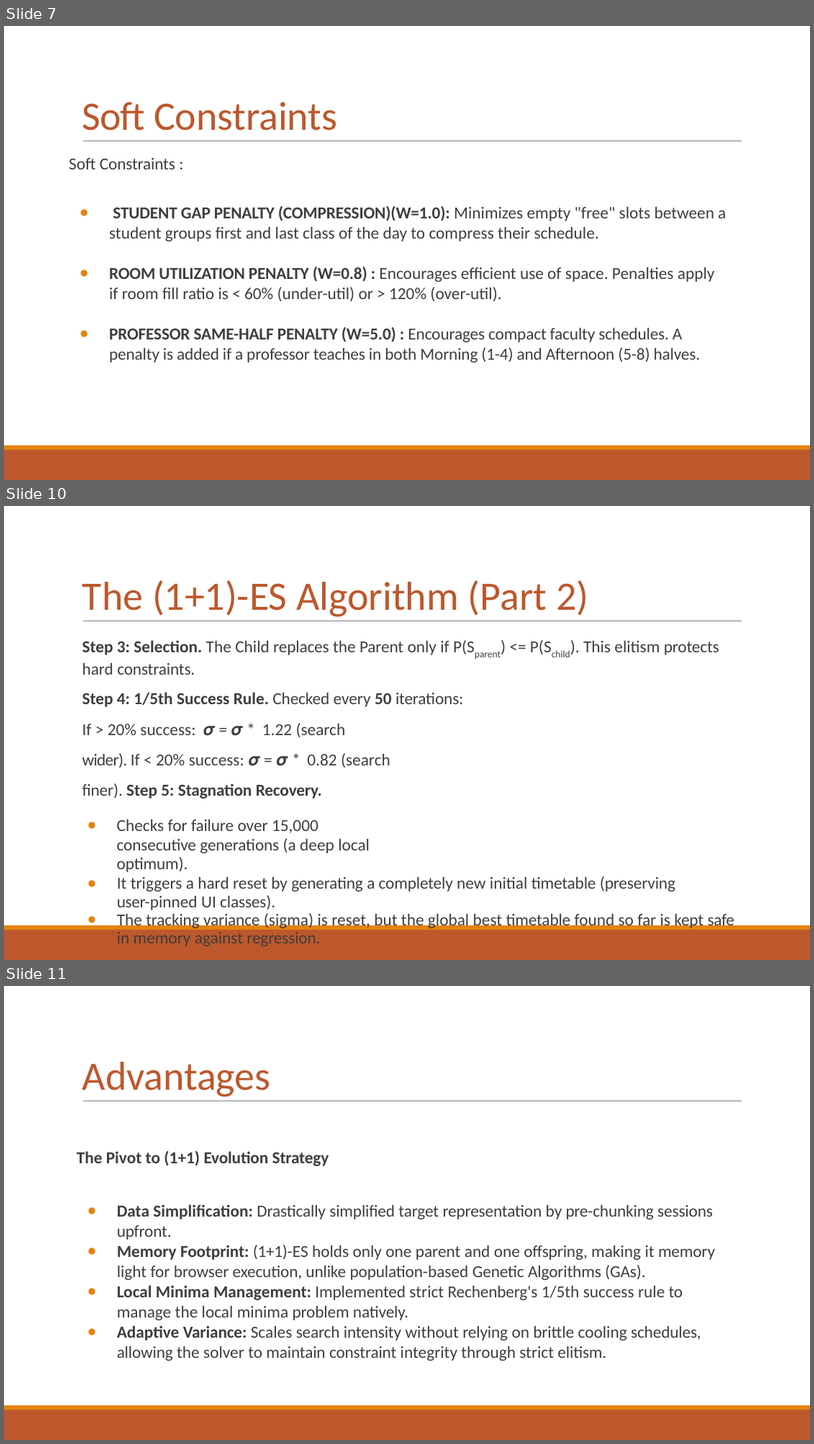
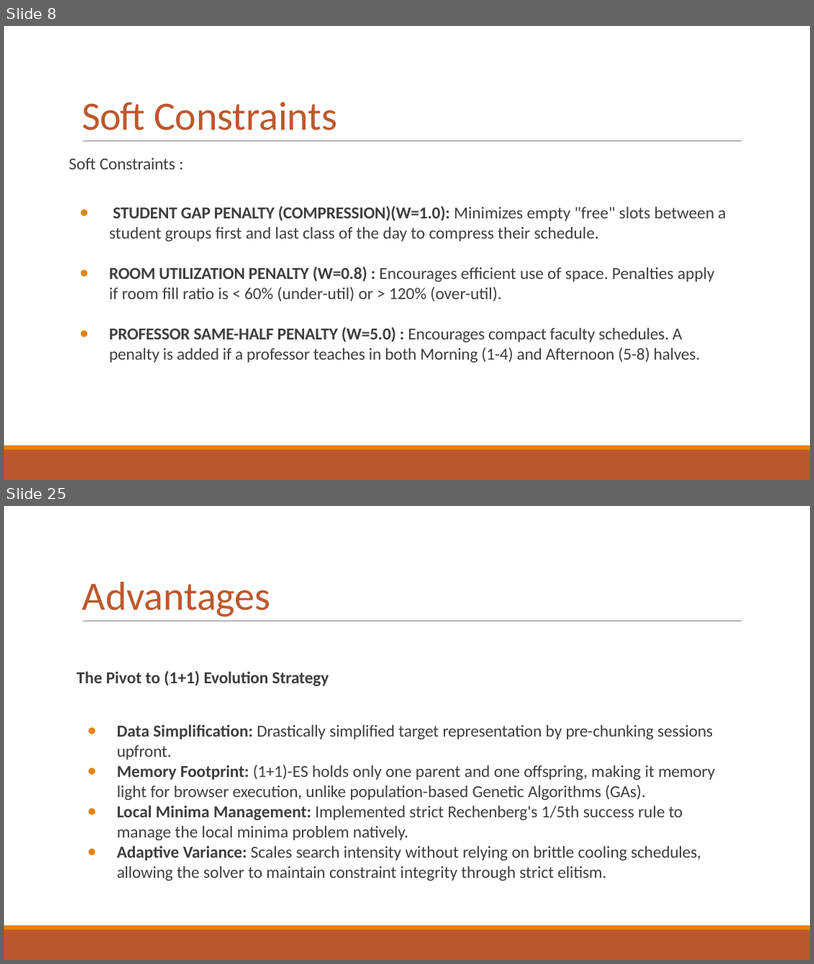
Before and after one commit to toad-of-code/timetable-editor-and-generator, a slide deck: TTGen (1).pptx. Shown one above the other, each under a label of ours: slides 7, 10 and 11 before the commit, slides 8 and 25 after it; the slides between them are not shown. The pictures are 814x1444 and 814x964 pixels, drawn with LibreOffice and Linux fonts; fonts in the diff are those of the drawing. Boxes give left, top, right and bottom in pixels: in the first picture for what was removed or moved away, otherwise in the second. Text is boxed around its words. In the diff, an @@ line names an element or a change of style, - is before the commit and + after.

```diff
--- a/TTGen (1).pptx
+++ b/TTGen (1).pptx
@@ slide 10 removed at (4, 506, 810, 960), background #FFFFFF; not listed: 3 template elements that a slide beside it also shows @@
@@ title removed at (82, 580, 589, 617) @@
-The (1+1)-ES Algorithm (Part 2)
@@ text removed at (82, 640, 735, 946) @@
-Step 3: Selection. The Child replaces the Parent only if P(Sparent) <= P(Schild). This elitism protects hard constraints.
-Step 4: 1/5th Success Rule. Checked every 50 iterations:
-If > 20% success: 𝝈 = 𝝈 * 1.22 (search wider). If < 20% success: 𝝈 = 𝝈 * 0.82 (search finer). Step 5: Stagnation Recovery.
-● Checks for failure over 15,000 consecutive generations (a deep local optimum).
-● It triggers a hard reset by generating a completely new initial timetable (preserving user-pinned UI classes).
-● The tracking variance (sigma) is reset, but the global best timetable found so far is kept safe in memory against regression.
@@ what was slide 7 is now slide 8 @@
@@ what was slide 11 is now slide 25 @@
```
Also in this commit, not shown: 7 slides changed, 16 slides added, 2 other slides removed, 16 other files.
